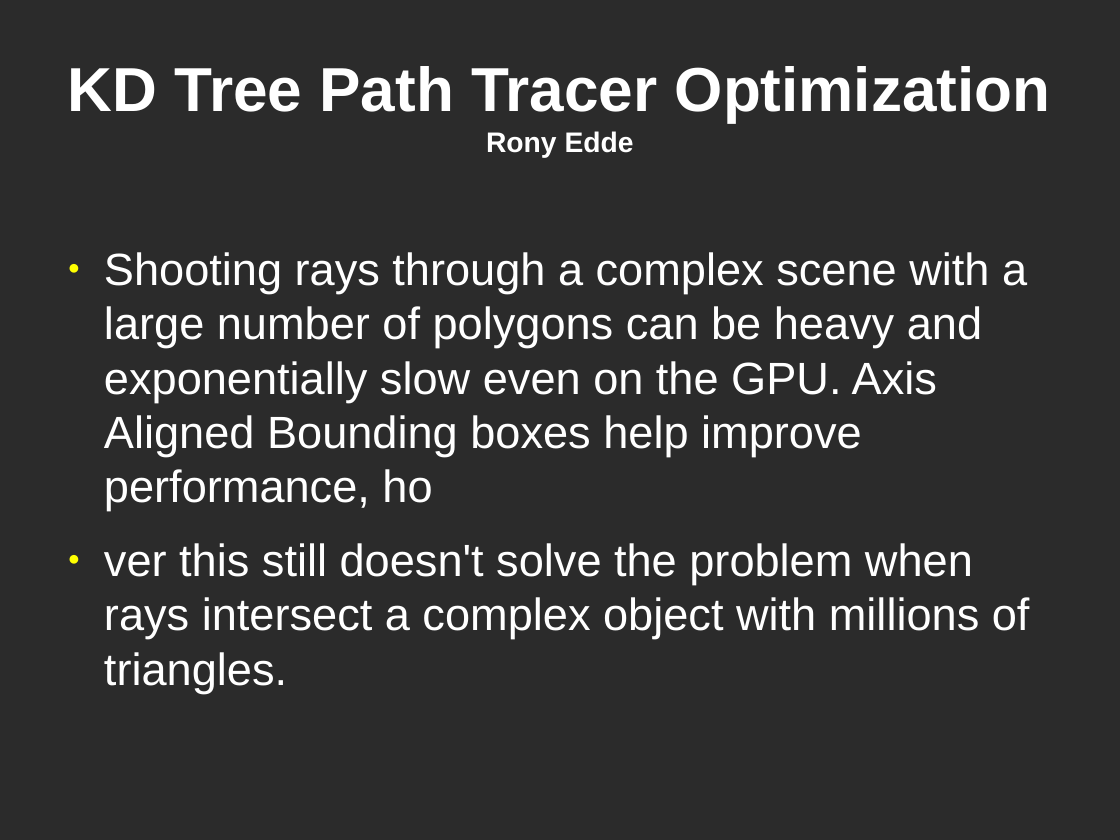
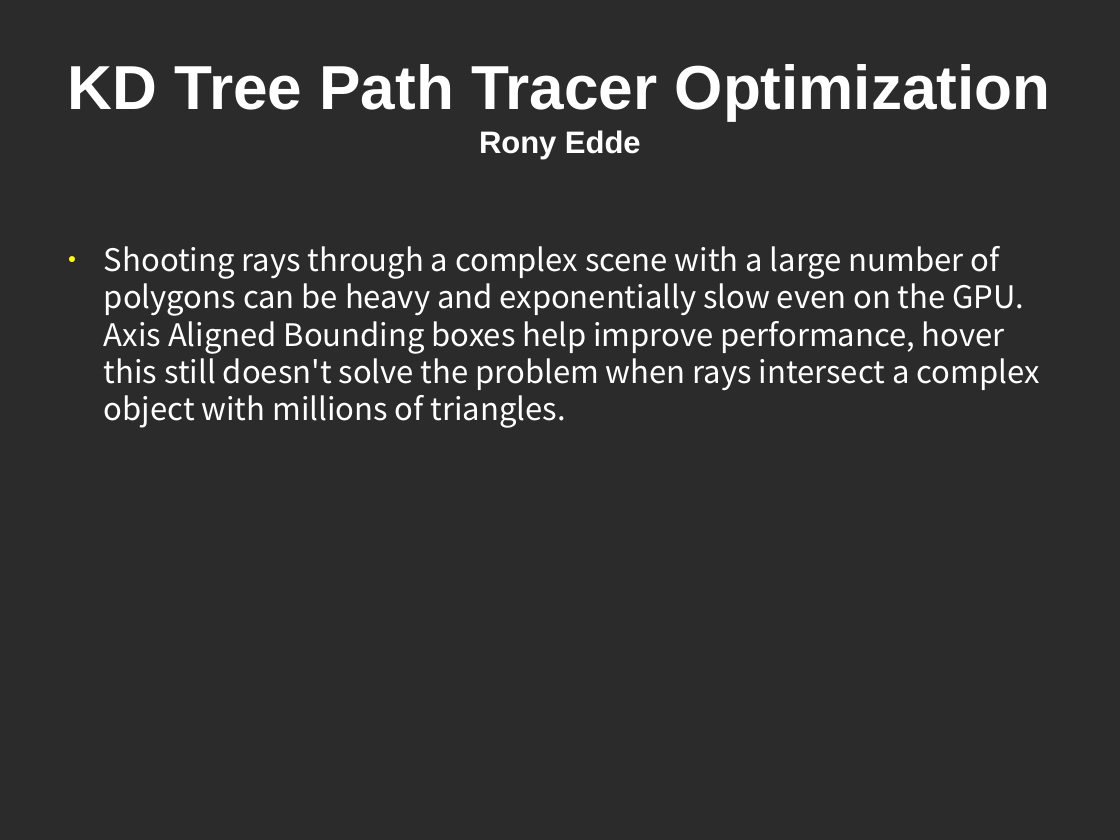
Before and after one commit to reddeupenn/kdtreePathTracerOptimization, a slide deck: slide 1 of presentation/presentation_1.odp. Drawn at 1120x840 pixels with LibreOffice and Linux fonts; fonts in the diff are those of the drawing; background and template pictures are left out; a plain dark background stands for a picture behind light text. Boxes give left, top, right and bottom in pixels: in the first picture for what was removed or moved away, otherwise in the second. Text is boxed around its words. In the diff, an @@ line names an element or a change of style, - is before the commit and + after.

```diff
--- a/presentation/presentation_1.odp
+++ b/presentation/presentation_1.odp
@@ title "KD Tree Path Tracer Optimization ..." at (68,64,1051,159): size 20 to 22 pt in "Rony Edde" @@
@@ text at (104,246,1040,428): text changed; size 32 to 22 pt; font Arial to Noto Sans CJK JP @@
-● Shooting rays through a complex scene with a large number of polygons can be heavy and exponentially slow even on the GPU. Axis Aligned Bounding boxes help improve performance, ho
-● ver this still doesn't solve the problem when rays intersect a complex object with millions of triangles.
+● Shooting rays through a complex scene with a large number of polygons can be heavy and exponentially slow even on the GPU. Axis Aligned Bounding boxes help improve performance, hover this still doesn't solve the problem when rays intersect a complex object with millions of triangles.
```
Also in this commit, not shown: 25 other slides changed, 20 slides added, 33 other files.
